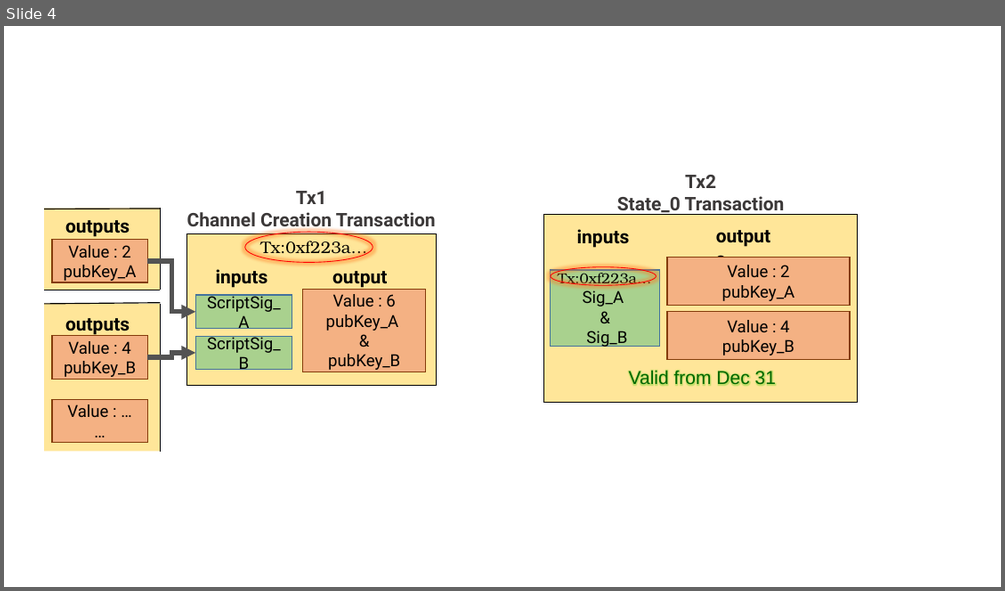
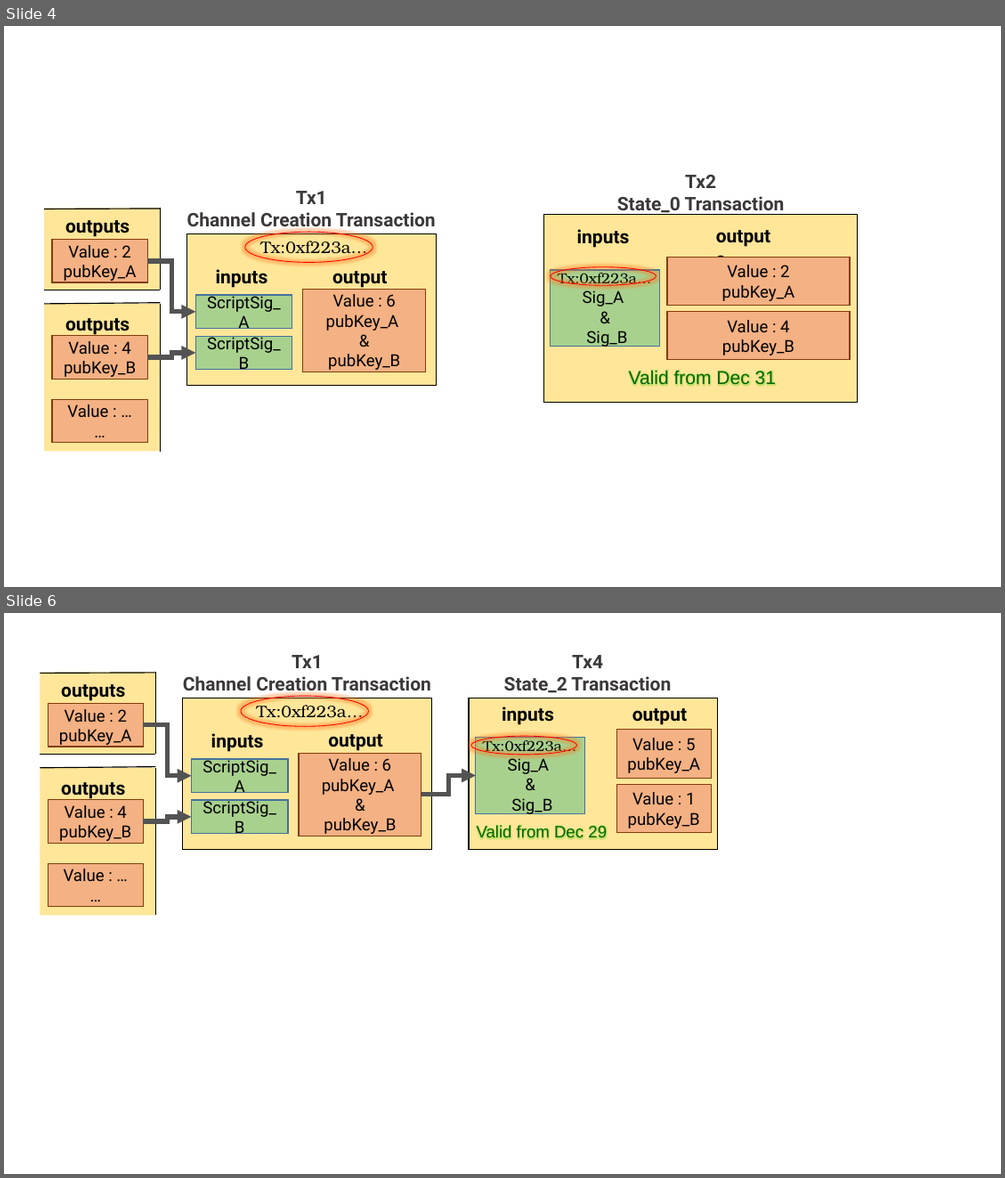
Before and after one commit to Mahsa-Bastankhah/thesis-template, a slide deck: figs/figs.pptx. Shown one above the other, each under a label of ours: slide 4 before the commit, slides 4 and 6 after it; the slides between them are not shown. The pictures are 1005x591 and 1005x1178 pixels, drawn with LibreOffice and Linux fonts; fonts in the diff are those of the drawing. Boxes give left, top, right and bottom in pixels: in the first picture for what was removed or moved away, otherwise in the second. Text is boxed around its words. In the diff, an @@ line names an element or a change of style, - is before the commit and + after.

```diff
--- a/figs/figs.pptx
+++ b/figs/figs.pptx
@@ slide 6 added at box(4, 613, 1001, 1174), background #FFFFFF @@
@@ text added at box(183, 655, 431, 697), 18 pt, text #3B3838, bold @@
+Tx1
+Channel Creation Transaction
@@ text added at box(504, 655, 671, 693), 18 pt, text #3B3838, bold @@
+Tx4
+State_2 Transaction
@@ rectangle added at box(40, 672, 156, 754), fill #FFE699 @@
@@ line added from (40, 673) to (156, 673), #000000 1 pt @@
@@ text added at box(61, 684, 125, 701), 18 pt, text #000000, bold @@
+outputs
@@ line added from (156, 672) to (156, 754), #000000 1 pt @@
@@ rectangle added at box(48, 704, 143, 747), fill #F4B183, outline #843C0B 1 pt, 16 pt, text #000000 @@
+Value : 2
+pubKey_A
@@ rectangle added at box(183, 698, 432, 850), fill #FFE699, outline #000000 1 pt @@
@@ ellipse added at box(241, 696, 369, 727), outline #FF0000 0.75 pt @@
@@ text added at box(257, 702, 364, 722), 16 pt, text #000000 @@
+Tx:0xf223a…
@@ rectangle added at box(469, 698, 718, 850), fill #FFE699, outline #000000 1 pt @@
@@ text added at box(502, 706, 554, 725), 18 pt, text #000000, bold @@
+inputs
@@ text added at box(624, 699, 703, 729), 18 pt, text #000000, bold @@
+outputs
@@ elbow arrow added from (143, 725) to (191, 776), #525252 4.5 pt @@
@@ text added at box(211, 733, 264, 752), 18 pt, text #000000, bold @@
+inputs
@@ ellipse added at box(471, 736, 577, 755), outline #FF0000 0.75 pt @@
@@ rectangle added at box(476, 737, 585, 813), fill #A9D18E, outline #43739E 1 pt, 14 pt, text #000000 @@
+Tx:0xf223a…
+Sig_A
+&
+Sig_B
@@ rectangle added at box(616, 730, 711, 779), fill #F4B183, outline #843C0B 1 pt, 16 pt, text #000000 @@
+Value : 5
+pubKey_A
@@ line added from (40, 754) to (156, 754), #000000 1 pt @@
@@ rectangle added at box(40, 768, 156, 915), fill #FFE699 @@
@@ line added from (40, 768) to (156, 767), #000000 1 pt @@
@@ line added from (156, 768) to (156, 915), #000000 1 pt @@
@@ rectangle added at box(191, 759, 287, 793), fill #A9D18E, outline #43739E 1 pt, 16 pt, text #000000 @@
+ScriptSig_A
@@ rectangle added at box(299, 754, 421, 835), fill #F4B183, outline #843C0B 1 pt, 16 pt, text #000000 @@
+Value : 6
+pubKey_A
+&
+pubKey_B
@@ rectangle added at box(48, 799, 143, 843), fill #F4B183, outline #843C0B 1 pt, 16 pt, text #000000 @@
+Value : 4
+pubKey_B
@@ text added at box(54, 773, 152, 800), 18 pt, text #000000, bold @@
+outputs
@@ text added at box(61, 782, 125, 801), 18 pt, text #000000, bold @@
+outputs
@@ elbow arrow added from (421, 795) to (476, 775), #525252 4.5 pt @@
@@ rectangle added at box(616, 784, 711, 832), fill #F4B183, outline #843C0B 1 pt, 16 pt, text #000000 @@
+Value : 1
+pubKey_B
@@ elbow arrow added from (143, 821) to (191, 817), #525252 4.5 pt @@
@@ rectangle added at box(191, 800, 287, 834), fill #A9D18E, outline #43739E 1 pt, 16 pt, text #000000 @@
+ScriptSig_B
@@ text added at box(477, 825, 607, 842), 16 pt, text #006600 @@
+Valid from Dec 29
@@ rectangle added at box(48, 863, 143, 906), fill #F4B183, outline #843C0B 1 pt, 16 pt, text #000000 @@
+Value : …
+…
```
Also in this commit, not shown: 1 slide changed, 4 other slides added, 18 other files.
